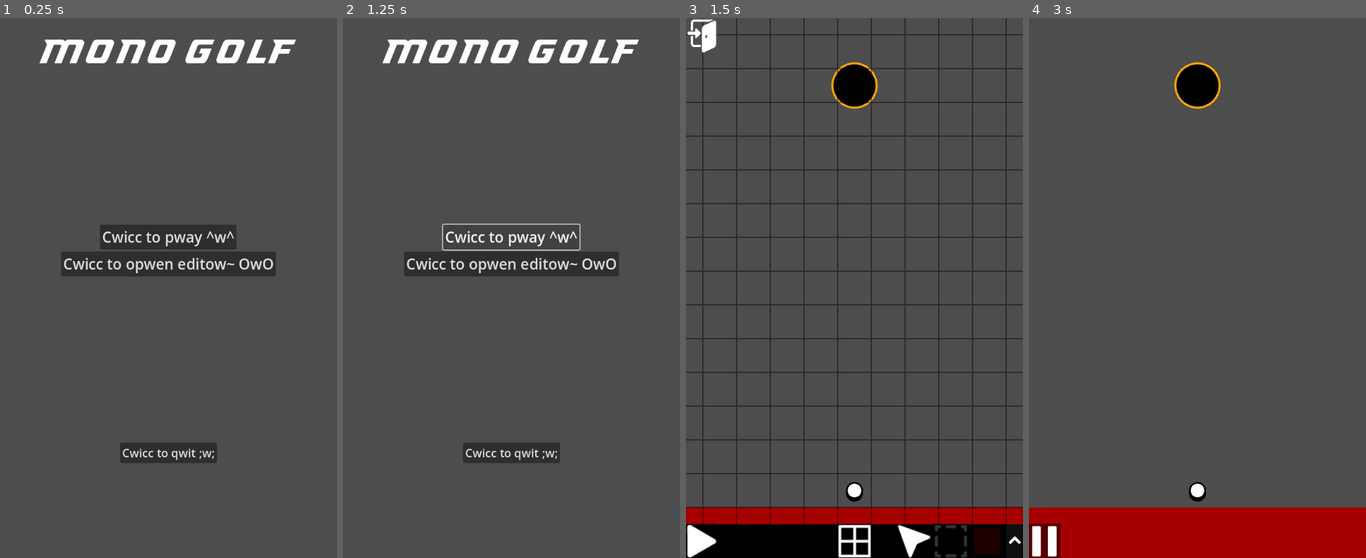
Above: before the commit, frames 1-4 (left to right).
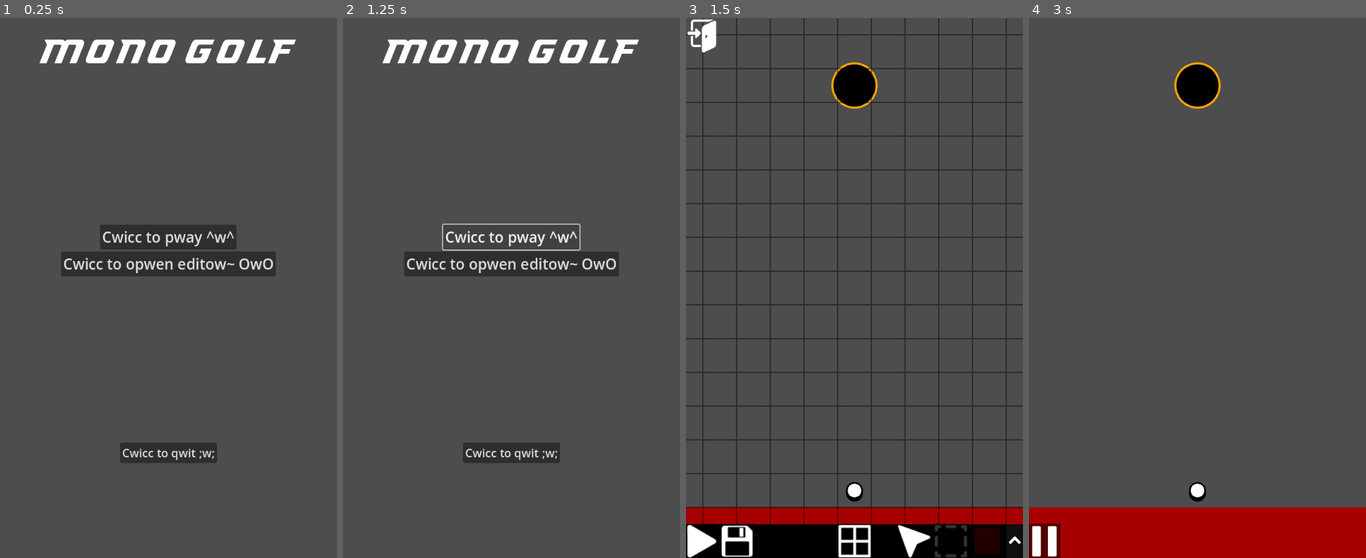
Above: after the commit, the same moments.

Repository: SelfMadeSystem/UniGolf
Game: Godot game, scene res://scenes/MainMenu.tscn
The game is run twice, just before and just after one commit, with the same random seed, the same clock (stepped at 60 frames per second) and the same inputs.
Inputs (mouse positions are in pixels of both pictures, inside the frame that each line leads up to):
- Up to frame 1 (0.25 s): no input
- Up to frame 2 (1.25 s): click "Cwicc to pway ^w^" at 0.5 s
- Up to frame 3 (1.5 s): click "Cwicc to opwen editow~ OwO" at 1.25 s
- Up to frame 4 (3 s): click (1079, 541) at 2.02 s; click (1045, 541) at 2.75 s

Frames 1-2 are identical in both runs. In frame 3, 0.3% of the frame differs, in the area x 10-21%, y 93-100%; in frame 4, nothing differs.
Error after the commit: Invalid type in function 'change_scene' in base 'Node (game_info.gd)'. Cannot convert argument 1 from Nil to Dictionary. (res://scripts/MainMenu.gd:6)

Commit message:
Added basic save to/load from file.

Diff:
--- a/prefabs/node_editor.tscn
+++ b/prefabs/node_editor.tscn
@@ -10,6 +10,7 @@
 [ext_resource type="Texture2D" uid="uid://bjbp0x88g2fge" path="res://assets/icons/Grid.png" id="8_7dv7m"]
 [ext_resource type="Texture2D" uid="uid://bpo36mtgmaj1i" path="res://assets/icons/Leave.png" id="8_d1q4l"]
 [ext_resource type="Texture2D" uid="uid://gti58spvrnpl" path="res://assets/icons/Play.png" id="8_flewc"]
+[ext_resource type="Texture2D" uid="uid://c0ch34sadcjfi" path="res://assets/icons/Save.png" id="10_rwrf8"]
 [ext_resource type="Texture2D" uid="uid://dm2k4v5xtr54a" path="res://assets/icons/Drag.png" id="10_tnt2h"]
 [ext_resource type="Texture2D" uid="uid://cvvdbxqsntce4" path="res://assets/icons/Select.png" id="11_0yhnq"]
 [ext_resource type="PackedScene" uid="uid://drwdakie2e3yt" path="res://prefabs/wall.tscn" id="12_j00wc"]
@@ -126,6 +127,7 @@
 
 [node name="Bottom" type="Control" parent="UI"]
 layout_mode = 3
+anchors_preset = 12
 anchor_top = 1.0
 anchor_right = 1.0
 anchor_bottom = 1.0
@@ -157,6 +159,10 @@
 unique_name_in_owner = true
 layout_mode = 2
 texture_normal = ExtResource("8_flewc")
+
+[node name="SaveButton" type="TextureButton" parent="UI/Bottom/Left" groups=["EditorHide"]]
+layout_mode = 2
+texture_normal = ExtResource("10_rwrf8")
 
 [node name="Center" type="VFlowContainer" parent="UI/Bottom"]
 layout_mode = 1
@@ -246,6 +252,7 @@
 [connection signal="input_event" from="Copy" to="." method="_on_copy_input_event"]
 [connection signal="pressed" from="UI/LeaveButton" to="." method="_on_leave_button_pressed"]
 [connection signal="pressed" from="UI/Bottom/Left/PlayButton" to="." method="_on_play_button_pressed"]
+[connection signal="pressed" from="UI/Bottom/Left/SaveButton" to="." method="_on_save_button_pressed"]
 [connection signal="pressed" from="UI/Bottom/Center/GridButton" to="." method="_on_grid_button_pressed"]
 [connection signal="pressed" from="UI/Bottom/Right/DragButton" to="." method="_on_drag_button_pressed"]
 [connection signal="pressed" from="UI/Bottom/Right/SelectButton" to="." method="_on_select_button_pressed"]
--- a/scripts/MainMenu.gd
+++ b/scripts/MainMenu.gd
@@ -2,7 +2,8 @@
 
 
 func _on_play_pressed():
-	pass # Replace with function body.
+	var dict = LevelSaver.load_from_file("level")
+	GameInfo.change_scene(dict)
 
 
 func _on_edit_pressed():
--- a/scripts/level_saver.gd
+++ b/scripts/level_saver.gd
@@ -73,3 +73,20 @@
 		save_dict["serialized"] = node.serialize()
 
 	return save_dict
+
+func save_to_file(path: String, data: Dictionary):
+	var save_game = FileAccess.open("user://" + path, FileAccess.WRITE)
+	save_game.store_line(JSON.stringify(data))
+	save_game.close()
+
+func load_from_file(path: String):
+	if not FileAccess.file_exists("user://" + path):
+		return null
+	var save_game = FileAccess.open("user://" + path, FileAccess.READ)
+	var json = JSON.new()
+
+	json.parse(save_game.get_as_text())
+
+	save_game.close()
+
+	return json.data
--- a/scripts/node_editor.gd
+++ b/scripts/node_editor.gd
@@ -225,16 +225,6 @@
 				editing_node.position = ((p + grid_offset) / amnt).round() * amnt - grid_offset
 				reposition_elements()
 
-func save_scene():
-	var scene = PackedScene.new()
-	var result = scene.pack(get_tree().current_scene)
-	assert(result == OK)
-	return scene
-
-
-
-
-
 var grid_was_visible = false
 
 func _on_play_button_pressed():
@@ -317,3 +307,8 @@
 func _on_leave_button_pressed():
 	# TODO: Save
 	GameInfo.to_main_menu()
+
+
+func _on_save_button_pressed():
+	var dict = LevelSaver.serialize_level()
+	LevelSaver.save_to_file("level", dict)
Not shown: 1 places in prefabs/node_editor.tscn that only renumber resources
